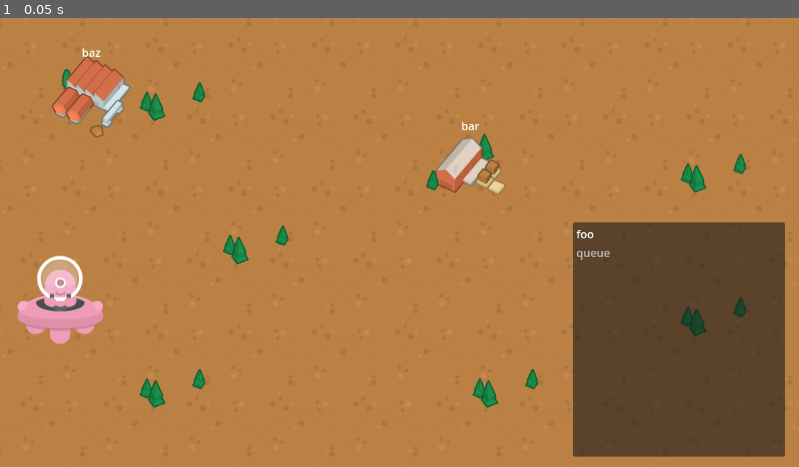
Above: before the commit, frame 1.
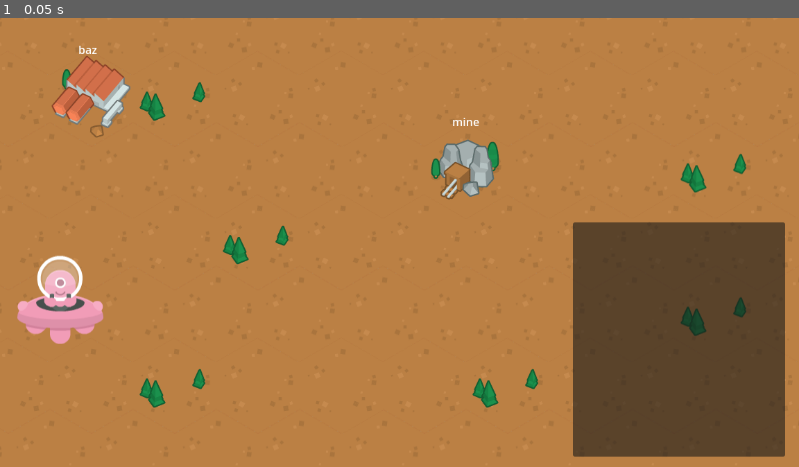
Above: after the commit, the same moment.

Repository: guyguy2001/typing-rift
Game: Godot game, scene res://main.tscn
Same seed, same stepped clock (60 frames per second), same inputs: the game is played once before the commit and once after it.
Inputs:
- Up to frame 1 (0.05 s): no input

The runs differ from the first frame. In frame 1, 1.1% of the frame differs, in the area x 9-77%, y 6-54%.

Commit message:
Sidequest selection

Diff:
--- a/main.tscn
+++ b/main.tscn
@@ -1,10 +1,14 @@
-[gd_scene load_steps=8 format=4 uid="uid://cfemeilrxja36"]
+[gd_scene load_steps=10 format=4 uid="uid://cfemeilrxja36"]
 
 [ext_resource type="Texture2D" uid="uid://cygyl7qve7ets" path="res://assets/Hexagon Pack/Spritesheets/hexagonAll_sheet.png" id="1_0xm2m"]
+[ext_resource type="PackedScene" uid="uid://cvqot8uxq488i" path="res://scenes/tiles/mine.tscn" id="1_7mycd"]
 [ext_resource type="PackedScene" uid="uid://dbbv6hrdap1g2" path="res://scenes/player.tscn" id="2_h2yge"]
 [ext_resource type="PackedScene" uid="uid://dx2bq1hkjp2c2" path="res://scenes/target.tscn" id="3_h2yge"]
 [ext_resource type="PackedScene" uid="uid://dkn8qucpyi1xk" path="res://typing_lib/input_feedback_bar.tscn" id="5_7mycd"]
 [ext_resource type="Script" uid="uid://thu73l027jrk" path="res://scenes/sidequest/sidequest_gui.gd" id="5_272bh"]
+
+[sub_resource type="TileSetScenesCollectionSource" id="TileSetScenesCollectionSource_272bh"]
+scenes/1/scene = ExtResource("1_7mycd")
 
 [sub_resource type="TileSetAtlasSource" id="TileSetAtlasSource_1bvp3"]
 texture = ExtResource("1_0xm2m")
@@ -170,6 +174,7 @@
 tile_shape = 3
 tile_size = Vector2i(120, 138)
 sources/7 = SubResource("TileSetAtlasSource_1bvp3")
+sources/0 = SubResource("TileSetScenesCollectionSource_272bh")
 
 [node name="Node2D" type="Node2D"]
 
@@ -177,16 +182,12 @@
 position = Vector2(492, 358)
 
 [node name="TileMapLayer" type="TileMapLayer" parent="Node2D"]
-tile_map_data = PackedByteArray("AAD/////BwAGAAUAAAAAAP//BwA …(165 unchanged characters)… AAD//wEABwAGAAUAAAD9/wAABwAGAAUAAAABAP7/BwALAAAAAAD8/wEABwAGAAUAAAABAAEABwAGAAAAAAD8/wIABw …(956 unchanged characters)…
+tile_map_data = PackedByteArray("AAD/////BwAGAAUAAAAAAP//BwA …(165 unchanged characters)… AAD//wEABwAGAAUAAAD9/wAABwAGAAUAAAABAP7/AAAAAAAAAQD8/wEABwAGAAUAAAABAAEABwAGAAAAAAD8/wIABw …(956 unchanged characters)…
 tile_set = SubResource("TileSet_lquwl")
 
 [node name="Player" parent="." instance=ExtResource("2_h2yge")]
 position = Vector2(87, 453)
 speed = 500.0
-
-[node name="Target" parent="." instance=ExtResource("3_h2yge")]
-position = Vector2(674, 222)
-word = "bar"
 
 [node name="Target2" parent="." instance=ExtResource("3_h2yge")]
 position = Vector2(127, 116)
--- a/project.godot
+++ b/project.godot
@@ -19,3 +19,4 @@
 
 InputBufferG="*res://typing_lib/input_buffer.gd"
 SidequestManager="*res://scenes/sidequest/sidequest_manager.gd"
+Inventory="*res://scenes/inventory.gd"
--- /dev/null
+++ b/scenes/inventory.gd
@@ -0,0 +1,4 @@
+extends Node
+
+@export var copper: int = 0
+@export var wood: int = 0
--- a/scenes/player.gd
+++ b/scenes/player.gd
@@ -6,7 +6,9 @@
 
 func _process(delta: float) -> void:
 	if target:
-		position += (target.position - position).normalized() * delta * speed
-		if (target.position - position).length() < close_threshold:
-			target.set_active()
+		var distance = target.global_position - global_position
+		if distance.length() < close_threshold:
+			target.on_reached.emit()
 			target = null
+		else:
+			position += distance.normalized() * delta * speed
--- /dev/null
+++ b/scenes/sidequest/sidequest.gd
@@ -0,0 +1,17 @@
+extends Resource
+
+class_name Sidequest
+
+@export var original_items: Array[String] = []
+var items: Array[String] = []
+
+signal item_done(item: String)
+
+func setup(items_) -> void:
+	self.original_items = items_
+	self.items = items_.duplicate()
+
+func on_word_entered(word: String) -> void:
+	if items.size() > 0 and word == items[0]:
+		items.pop_at(0)
+		item_done.emit(word)
--- a/scenes/sidequest/sidequest_gui.gd
+++ b/scenes/sidequest/sidequest_gui.gd
@@ -2,37 +2,29 @@
 
 const TypableLabelScene = preload("res://typing_lib/typable_label.tscn")
 
-@export var items: Array[String] = ["foo", "queue"]
+@export var sidequest: Sidequest
 
 @onready var container := $VBoxContainer
 
-signal item_done(item: String)
-
 # Called when the node enters the scene tree for the first time.
 func _ready() -> void:
-	self._setup_items()
-	InputBufferG.word_submitted.connect(self._on_word_entered)
 	SidequestManager.focus_changed.connect(self._on_focus_changed)
 
-func _on_focus_changed(items_: Array[String]):
-	self.items = items_
+func _on_focus_changed(sidequest_: Sidequest) -> void:
+	self.sidequest = sidequest_
+	self.sidequest.item_done.connect(func (_word): self._setup_items())
 	self._setup_items()
-
-func _on_word_entered(word: String):
-	if items.size() > 0 and word == items[0]:
-		items.pop_at(0)
-		_setup_items()
-	# TODO: Do something
 
 func _setup_items():
 	for child in container.get_children():
 		child.queue_free()
 
-	var is_first := true
-	for item in self.items:
-		var label: TypableLabel = TypableLabelScene.instantiate()
-		label.target_text = item
-		label.active = is_first
+	if self.sidequest != null:
+		var is_first := true
+		for item in self.sidequest.items:
+			var label: TypableLabel = TypableLabelScene.instantiate()
+			label.target_text = item
+			label.active = is_first
 
-		self.container.add_child(label)
-		is_first = false
+			self.container.add_child(label)
+			is_first = false
--- a/scenes/sidequest/sidequest_manager.gd
+++ b/scenes/sidequest/sidequest_manager.gd
@@ -1,6 +1,20 @@
 extends Node
 
-signal focus_changed(items: Array[String])
+var _sidequest: Sidequest = null
 
-func focus(items: Array[String]):
-	focus_changed.emit(items)
+signal focus_changed(sidequest: Sidequest)
+
+func focus(sidequest: Sidequest) -> void:
+	if self._sidequest:
+		InputBufferG.word_submitted.disconnect(self._sidequest.on_word_entered)
+	self._sidequest = sidequest
+	InputBufferG.word_submitted.connect(self._sidequest.on_word_entered)
+
+	focus_changed.emit(self._sidequest)
+
+func unfocus() -> void:
+	if self._sidequest:
+		InputBufferG.word_submitted.disconnect(self._sidequest.on_word_entered)
+	self._sidequest = null
+
+	focus_changed.emit(null)
--- a/scenes/target.gd
+++ b/scenes/target.gd
@@ -4,16 +4,12 @@
 
 @onready var label : TypableLabel = $TypableLabel
 
+signal on_reached()
+
 func _ready() -> void:
 	self.label.target_text = word
 	InputBufferG.word_submitted.connect(_on_word_submitted)
 
 func _on_word_submitted(typed_word: String):
-	print(1)
-	print(word, typed_word)
 	if typed_word == word:
-		print(2)
 		get_tree().get_nodes_in_group("player")[0].target = self
-
-func set_active():
-	SidequestManager.focus(["foo", "two"])
--- a/scenes/target.tscn
+++ b/scenes/target.tscn
@@ -1,15 +1,22 @@
 [gd_scene load_steps=3 format=3 uid="uid://dx2bq1hkjp2c2"]
 
 [ext_resource type="Script" uid="uid://b0jk4g7hjmmfy" path="res://scenes/target.gd" id="1_b5a2r"]
-[ext_resource type="PackedScene" path="res://typing_lib/typable_label.tscn" id="2_nlbrr"]
+[ext_resource type="PackedScene" uid="uid://df521ffn10g7w" path="res://typing_lib/typable_label.tscn" id="2_nlbrr"]
 
 [node name="Target" type="Node2D"]
 script = ExtResource("1_b5a2r")
-word = null
 
 [node name="TypableLabel" parent="." instance=ExtResource("2_nlbrr")]
-offset_left = -9.0
-offset_top = -78.0
-offset_right = 93.0
-offset_bottom = -55.0
+anchors_preset = 7
+anchor_left = 0.5
+anchor_top = 1.0
+anchor_right = 0.5
+anchor_bottom = 1.0
+offset_left = -51.0
+offset_top = -82.0
+offset_right = 51.0
+offset_bottom = -59.0
+grow_horizontal = 2
+grow_vertical = 0
 text = "foo"
+horizontal_alignment = 1
--- /dev/null
+++ b/scenes/tiles/mine.gd
@@ -0,0 +1,30 @@
+extends Sprite2D
+
+@onready var target = $Target
+
+# Called when the node enters the scene tree for the first time.
+func _ready() -> void:
+	target.on_reached.connect(self._activate)
+
+
+func _shuffle(arr: Array) -> void:
+	for i in range(arr.size()):
+		var target_ = randi() % (i + 1)
+		var aux = arr[i]
+		arr[i] = arr[target_]
+		arr[target_] = aux
+
+func _get_words() -> Array[String]:
+	var words: Array[String] = ["apple", "foo", "guild", "banana", "coil"]
+	_shuffle(words)
+	return words.slice(0, 3)
+
+func _on_mined(_word: String) -> void:
+	Inventory.copper += 1
+	print("Copper: " , Inventory.copper)
+
+func _activate() -> void:
+	var sidequest = Sidequest.new()
+	sidequest.setup(self._get_words())
+	sidequest.item_done.connect(self._on_mined)
+	SidequestManager.focus(sidequest)
--- /dev/null
+++ b/scenes/tiles/mine.tscn
@@ -0,0 +1,16 @@
+[gd_scene load_steps=5 format=3 uid="uid://cvqot8uxq488i"]
+
+[ext_resource type="Texture2D" uid="uid://cygyl7qve7ets" path="res://assets/Hexagon Pack/Spritesheets/hexagonAll_sheet.png" id="1_u3gld"]
+[ext_resource type="Script" uid="uid://2oreekg0p5q8" path="res://scenes/tiles/mine.gd" id="2_ggno1"]
+[ext_resource type="PackedScene" uid="uid://dx2bq1hkjp2c2" path="res://scenes/target.tscn" id="2_pxqpd"]
+
+[sub_resource type="AtlasTexture" id="AtlasTexture_pxqpd"]
+atlas = ExtResource("1_u3gld")
+region = Rect2(488, 142, 120, 140)
+
+[node name="Mine" type="Sprite2D"]
+texture = SubResource("AtlasTexture_pxqpd")
+script = ExtResource("2_ggno1")
+
+[node name="Target" parent="." instance=ExtResource("2_pxqpd")]
+word = "mine"
Not shown, added: scenes/inventory.gd.uid
Not shown, added: scenes/sidequest/sidequest.gd.uid
Not shown, added: scenes/tiles/mine.gd.uid
